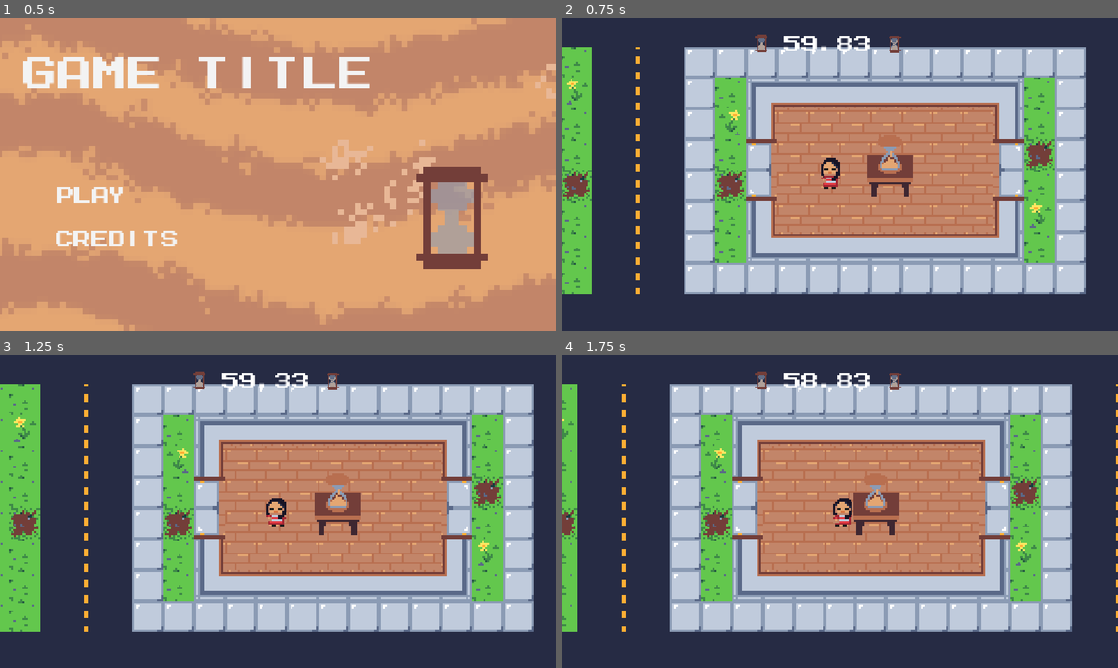
Above: before the commit, frames 1-4 (two rows, left to right).
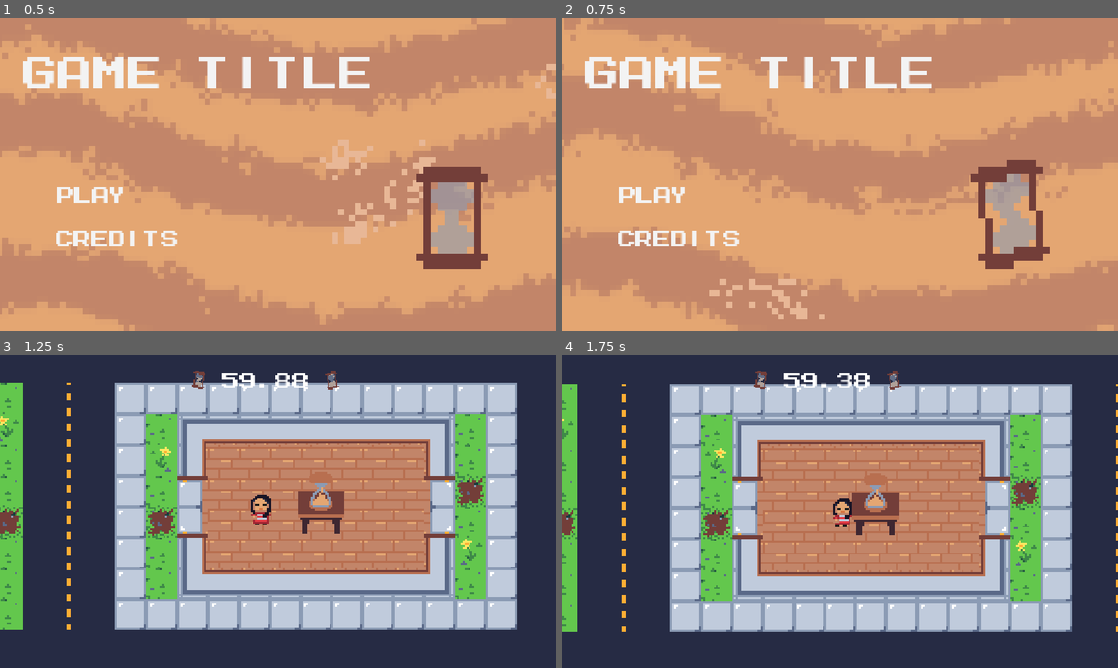
Above: after the commit, the same moments.

Repository: Pedso18/GMTK2026_JUPE
Game: Godot game, scene res://scenes/startMenu.tscn
Two runs of this game, one before a commit and one after it. Both use one fixed random seed, a clock stepped at 60 frames per second and the inputs below. Sound files missing from this copy of the repository are replaced by a short silence.
Inputs (mouse positions are in pixels of both pictures, inside the frame that each line leads up to):
- Up to frame 1 (0.5 s): no input
- Up to frame 2 (0.75 s): click "Play" at 0.5 s
- Up to frame 3 (1.25 s): no input
- Up to frame 4 (1.75 s): move the mouse to (962, 495) at 1.27 s; hold Right (ui_right) from 1.28 s (still down)

Frame 1 is identical in both runs. In frame 2, 95% of the frame differs, in the area x 0-100%, y 0-100%; in frame 3, 36%; in frame 4, 0.3%.

Commit message:
coloquei musica em algumas cenas

Diff:
--- a/scenes/finalScreen.tscn
+++ b/scenes/finalScreen.tscn
@@ -3,6 +3,7 @@
 [ext_resource type="Texture2D" uid="uid://clmhvwl15npnw" path="res://sprites/sandBackground.png" id="1_iao6w"]
 [ext_resource type="FontFile" uid="uid://d3fufqskmjou1" path="res://MegamaxJonathanToo-YqOq2.ttf" id="3_bn6oj"]
 [ext_resource type="Script" uid="uid://le3yytrra7iq" path="res://scripts/finalScore.gd" id="3_jf84i"]
+[ext_resource type="AudioStream" uid="uid://cy1hh48nbmko4" path="res://music/Three Red Hearts - Modern Bits.ogg" id="4_bn6oj"]
 
 [sub_resource type="AtlasTexture" id="AtlasTexture_kex4t"]
 atlas = ExtResource("1_iao6w")
@@ -61,6 +62,11 @@
 
 [node name="FinalScreen" type="Node2D" unique_id=1283613236]
 
+[node name="AudioStreamPlayer" type="AudioStreamPlayer" parent="." unique_id=1999949510]
+stream = ExtResource("4_bn6oj")
+volume_db = 0.06
+autoplay = true
+
 [node name="AnimatedSprite2D" type="AnimatedSprite2D" parent="." unique_id=1368782441]
 texture_filter = 1
 position = Vector2(628, 324)
--- a/scenes/startMenu.tscn
+++ b/scenes/startMenu.tscn
@@ -4,6 +4,8 @@
 [ext_resource type="Texture2D" uid="uid://d1qukjqklnt7l" path="res://sprites/hourglass/16x16hourglass.png" id="2_8fwge"]
 [ext_resource type="FontFile" uid="uid://d3fufqskmjou1" path="res://MegamaxJonathanToo-YqOq2.ttf" id="3_yhodh"]
 [ext_resource type="Script" uid="uid://bbyjboirn46bx" path="res://scripts/play_button.gd" id="4_rc7r4"]
+[ext_resource type="AudioStream" uid="uid://bsjimdl8l4rhi" path="res://music/Three Red Hearts - Candy.ogg" id="5_8fwge"]
+[ext_resource type="AudioStream" uid="uid://bmtw7ikuhdpky" path="res://sounds/coin.wav" id="5_yhodh"]
 
 [sub_resource type="AtlasTexture" id="AtlasTexture_kex4t"]
 atlas = ExtResource("1_rc7r4")
@@ -171,6 +173,10 @@
 text = "Play"
 label_settings = SubResource("LabelSettings_ro2bu")
 
+[node name="AudioStreamPlayer2D" type="AudioStreamPlayer2D" parent="Control/PlayButton" unique_id=1704823315]
+stream = ExtResource("5_yhodh")
+volume_db = 7.373
+
 [node name="PlayButton2" type="Button" parent="Control" unique_id=345629161]
 layout_mode = 1
 anchors_preset = -1
@@ -198,5 +204,13 @@
 text = "Credits"
 label_settings = SubResource("LabelSettings_ro2bu")
 
+[node name="AudioStreamPlayer2D" type="AudioStreamPlayer2D" parent="Control/PlayButton2" unique_id=34618856]
+stream = ExtResource("5_yhodh")
+volume_db = 6.597
+
+[node name="AudioStreamPlayer" type="AudioStreamPlayer" parent="." unique_id=1332866579]
+stream = ExtResource("5_8fwge")
+autoplay = true
+
 [connection signal="pressed" from="Control/PlayButton" to="Control/PlayButton" method="_on_play_pressed"]
 [connection signal="pressed" from="Control/PlayButton2" to="Control/PlayButton" method="_on_credits_button_pressed"]
--- a/scripts/GameManager.gd
+++ b/scripts/GameManager.gd
@@ -91,6 +91,7 @@
 func _process(delta: float) -> void:
 	timeLeft -= delta
 	if(timeLeft <= 0):
+
 		get_tree().change_scene_to_file("res://scenes/finalScreen.tscn")
 	else:
 		score += delta * 100
--- a/scripts/play_button.gd
+++ b/scripts/play_button.gd
@@ -6,5 +6,7 @@
 
 
 func _on_play_pressed() -> void:
+	$AudioStreamPlayer2D.play()
+	await $AudioStreamPlayer2D.finished
 	get_tree().change_scene_to_file("res://scenes/node_2d.tscn")
 	pass # Replace with function body.
Not shown, added: music/Three Red Hearts - Candy.ogg.import
Not shown, added: music/Three Red Hearts - Modern Bits.ogg.import
Not shown, added: music/Three Red Hearts - Candy.ogg
Not shown, added: music/Three Red Hearts - Modern Bits.ogg
